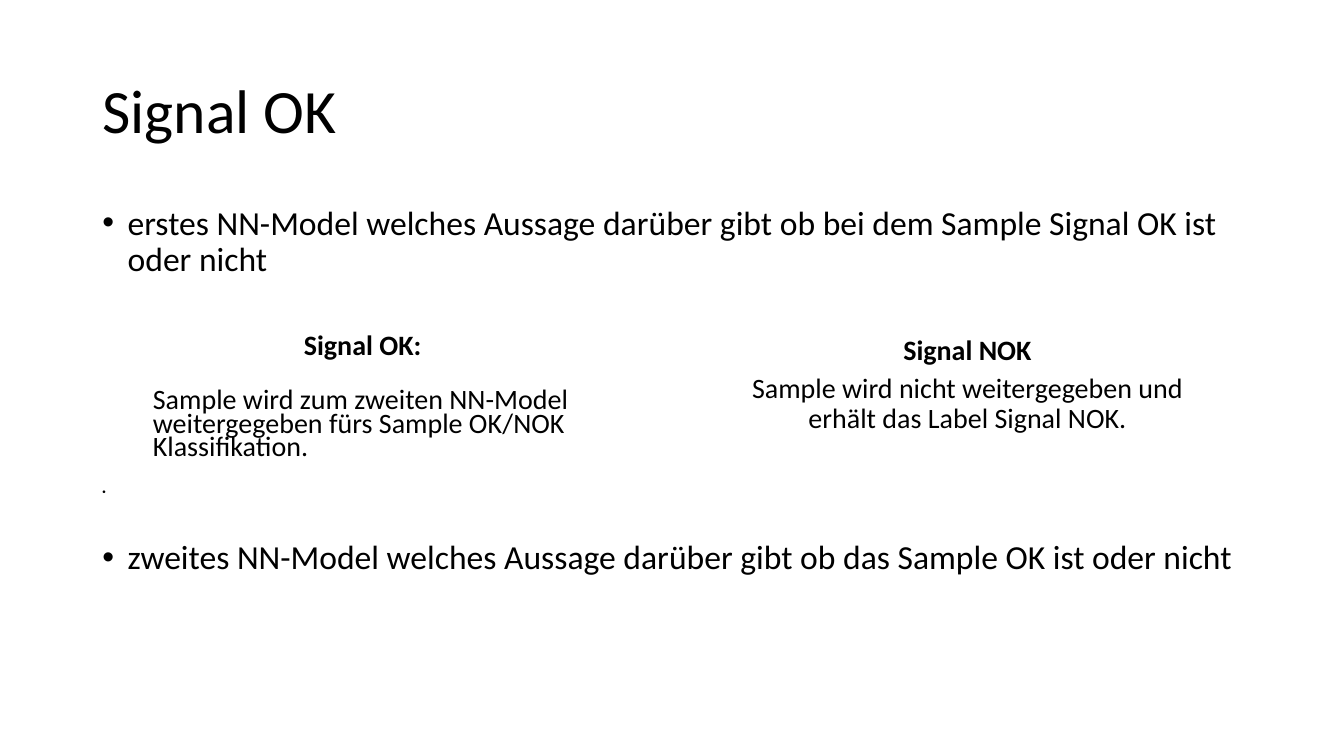
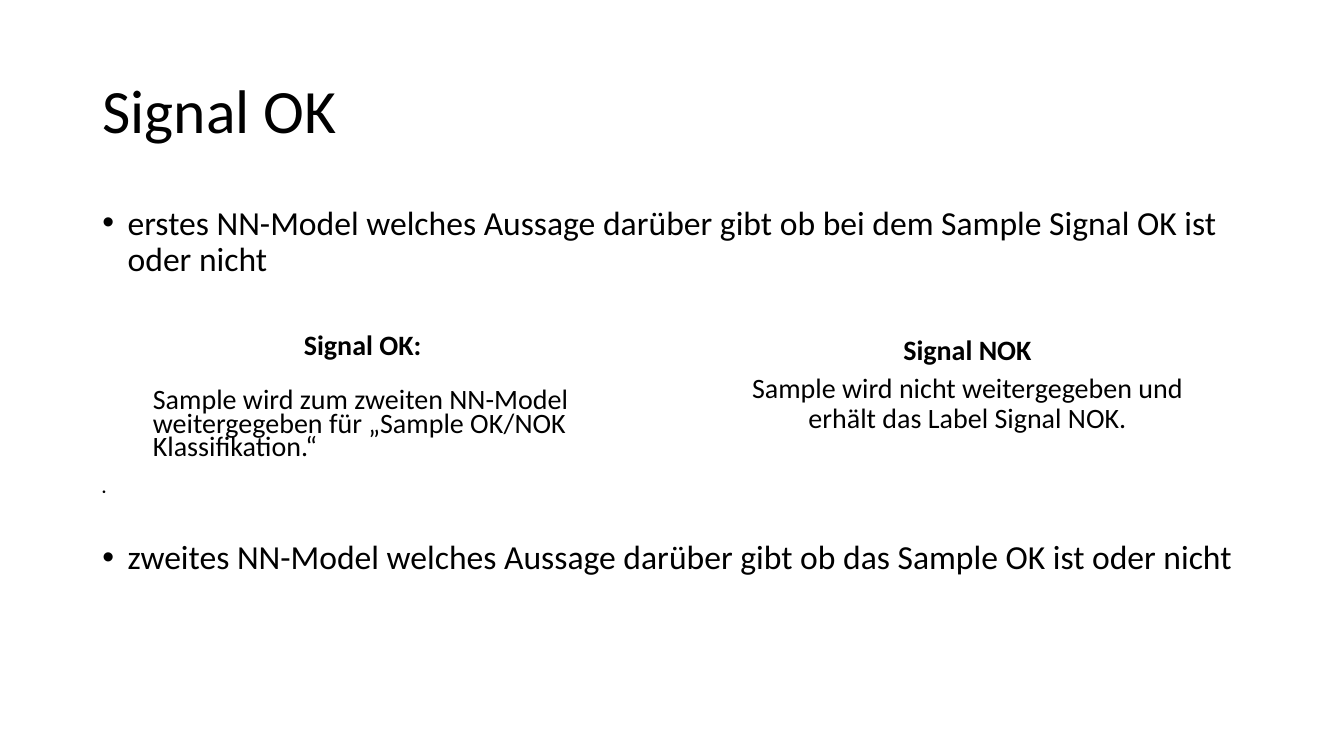
Before and after one commit to JanNalivaika/Predictive-Quality-Battery-TUM, a slide deck: slide 3 of Report/Termin_05_07_Nikita.pptx. Drawn at 1344x756 pixels with LibreOffice and Linux fonts; fonts in the diff are those of the drawing. Boxes give left, top, right and bottom in pixels: in the first picture for what was removed or moved away, otherwise in the second. Text is boxed around its words. In the diff, an @@ line names an element or a change of style, - is before the commit and + after.

```diff
--- a/Report/Termin_05_07_Nikita.pptx
+++ b/Report/Termin_05_07_Nikita.pptx
@@ text at (153,389,568,457): text changed @@
-  Sample wird zum zweiten NN-Model weitergegeben fürs Sample OK/NOK Klassifikation.
+  Sample wird zum zweiten NN-Model weitergegeben für „Sample OK/NOK Klassifikation.“
```
Also in this commit, not shown: 2 slides added, 1 slide removed, 16 other files.
